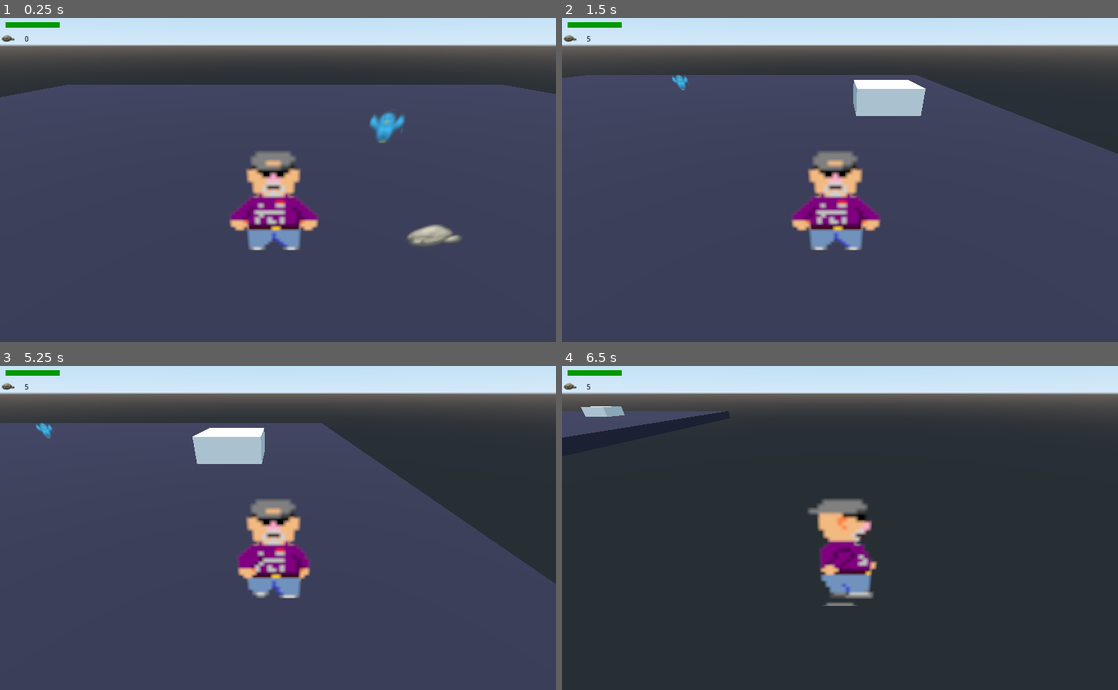
Above: before the commit, frames 1-4 (two rows, left to right).
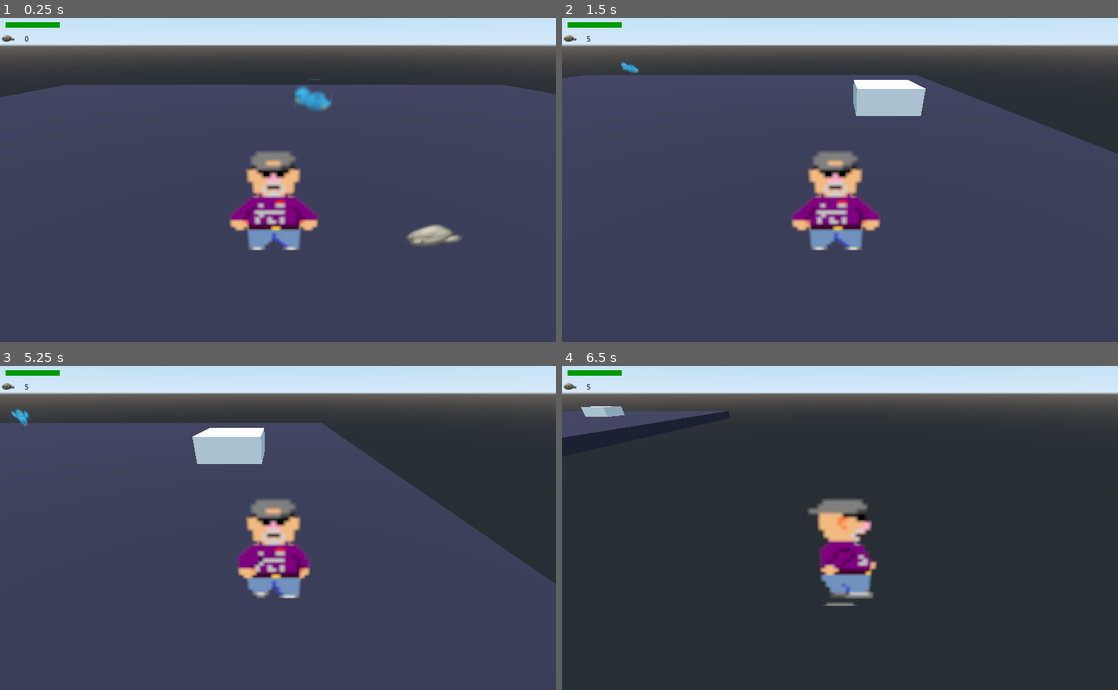
Above: after the commit, the same moments.

Repository: cafe-barrita/Hard_Pilgrimage
Game: Godot game, scene res://scenes/Scene1.tscn
Same seed, same stepped clock (60 frames per second), same inputs: the game is played once before the commit and once after it. The project has no main scene, so this scene is started directly.
Inputs:
- Up to frame 1 (0.25 s): no input
- Up to frame 2 (1.5 s): hold Right 0.53-1.28 s; hold Down from 1.28 s (still down)
- Up to frame 3 (5.25 s): release Down at 2.03 s; hold Right 2.03-2.78 s; hold Up 2.78-3.53 s; tap Enter at 3.5 s; hold Left 3.53-5.03 s; tap Space at 5 s; hold Down from 5.03 s (still down)
- Up to frame 4 (6.5 s): release Down at 5.78 s; hold Right from 5.78 s (still down)

The runs differ from the first frame. In frame 1, 0.7% of the frame differs, in the area x 52-73%, y 18-39%; in frame 2, 0.2%; in frame 3, 0.2%; in frame 4, nothing differs.

Commit message:
Added bird movement

Diff:
--- a/scenes/Scene1.tscn
+++ b/scenes/Scene1.tscn
@@ -42,8 +42,20 @@
 extents = Vector3( 0.5, 0.5, 0.1 )
 
 [sub_resource type="Animation" id=11]
-resource_name = "Walk"
-length = 0.3
+resource_name = "Move"
+length = 0.4
+tracks/0/type = "value"
+tracks/0/path = NodePath("Sprite3D:frame_coords")
+tracks/0/interp = 1
+tracks/0/loop_wrap = true
+tracks/0/imported = false
+tracks/0/enabled = true
+tracks/0/keys = {
+"times": PoolRealArray( 0, 0.1, 0.2 ),
+"transitions": PoolRealArray( 1, 1, 1 ),
+"update": 1,
+"values": [ Vector2( 0, 3 ), Vector2( 1, 3 ), Vector2( 2, 3 ) ]
+}
 
 [sub_resource type="BoxShape" id=8]
 
@@ -141,11 +153,11 @@
 texture = ExtResource( 5 )
 vframes = 4
 hframes = 3
-frame = 9
+frame = 11
 region_rect = Rect2( 29.0026, -4.06062, 30.4354, 37.1415 )
 
 [node name="AnimationPlayer" type="AnimationPlayer" parent="Enemy_bird"]
-anims/Walk = SubResource( 11 )
+anims/Move = SubResource( 11 )
 
 [node name="CollisionShape" type="CollisionShape" parent="Enemy_bird"]
 transform = Transform( 1, 0, 0, 0, 1, 0, 0, 0, 1.5, 0, 0, 0 )
--- a/scripts/bird.gd
+++ b/scripts/bird.gd
@@ -3,16 +3,44 @@
 
 # Declare member variables here. Examples:
 var attack = 2
-var movement = 0.5
+var movement = 0.1
 var facing = 3
 var remaining_movement = 1
+var rng = null
 
 
 # Called when the node enters the scene tree for the first time.
 func _ready():
-	pass # Replace with function body.
+	rng = RandomNumberGenerator.new()
+	$AnimationPlayer.get_animation("Move").loop = true
 
 
 # Called every frame. 'delta' is the elapsed time since the previous frame.
 func _process(delta):
-	pass
+	var direction = Vector3.ZERO
+
+	if facing == 0:
+		direction.x -= movement
+	elif facing == 1:
+		direction.x += movement
+	elif facing == 2:
+		direction.z -= movement
+	elif facing == 3:
+		direction.z += movement
+
+	move_and_collide(direction)
+	$Sprite3D.frame_coords.y = facing
+	$AnimationPlayer.play("Move")
+
+	remaining_movement -= 1
+
+	if remaining_movement == 0:
+		remaining_movement = rng.randi_range(12, 20)
+		if facing == 0:
+			facing = 2
+		elif facing == 1:
+			facing = 3
+		elif facing == 2:
+			facing = 1
+		elif facing == 3:
+			facing = 0
